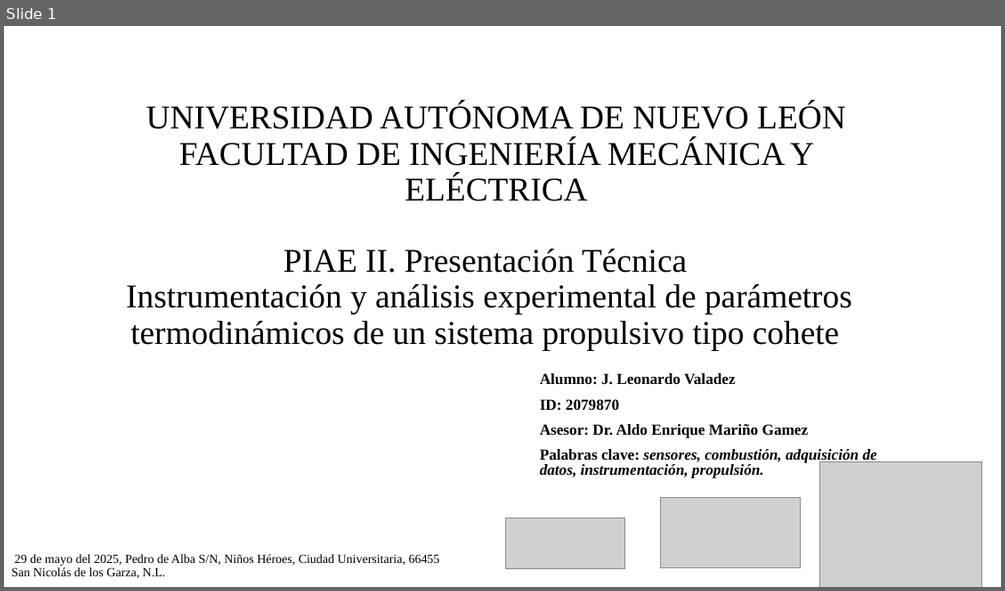
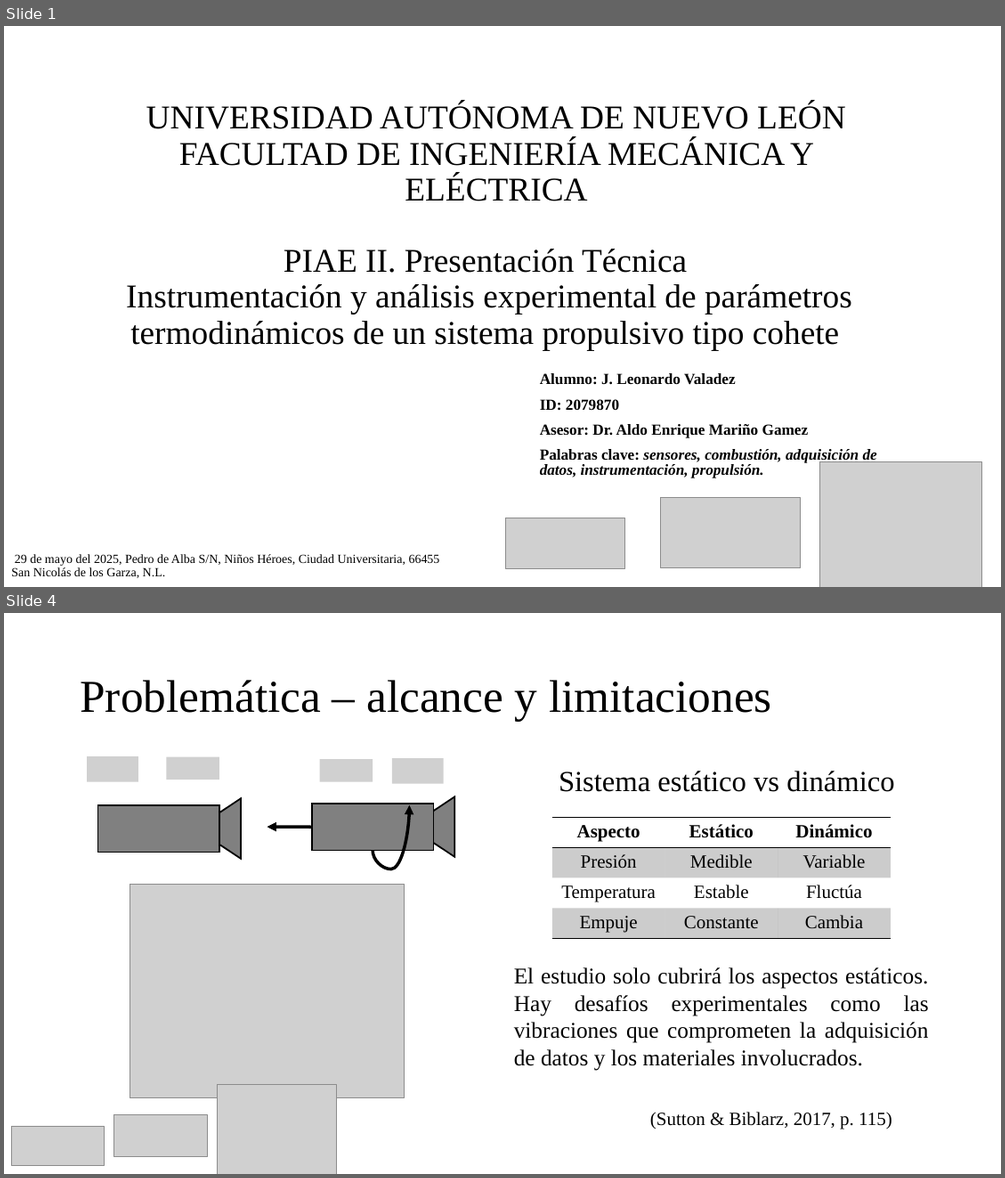
Before and after one commit to Archimedean2345/The-thermal-repository, a slide deck: PIAE2-Presentacion Tecnica.pptx. Shown one above the other, each under a label of ours: slide 1 before the commit, slides 1 and 4 after it; the slides between them are not shown. The pictures are 1005x591 and 1005x1178 pixels, drawn with LibreOffice and Linux fonts; fonts in the diff are those of the drawing; grey boxes stand for pictures; background and template pictures are left out. Boxes give left, top, right and bottom in pixels: in the first picture for what was removed or moved away, otherwise in the second. Text is boxed around its words. In the diff, an @@ line names an element or a change of style, - is before the commit and + after.

```diff
--- a/PIAE2-Presentacion Tecnica.pptx
+++ b/PIAE2-Presentacion Tecnica.pptx
@@ slide 4 added at [4, 613, 1001, 1174], background #FFFFFF @@
@@ title added at [80, 680, 772, 721], 44 pt, text #000000 @@
+Problemática – alcance y limitaciones
@@ picture added at [87, 756, 138, 782] @@
@@ picture added at [166, 756, 219, 779] @@
@@ picture added at [320, 760, 372, 782] @@
@@ picture added at [392, 758, 444, 784] @@
@@ text added at [558, 771, 894, 792], 28 pt, text #000000 @@
+Sistema estático vs dinámico
@@ triangle added at [195, 798, 241, 859], fill #808080, outline #000000 1.5 pt @@
@@ triangle added at [409, 797, 454, 857], fill #808080, outline #000000 1.5 pt @@
@@ rectangle added at [98, 805, 220, 852], fill #808080, outline #000000 1.5 pt @@
@@ rectangle added at [312, 803, 434, 851], fill #808080, outline #000000 1.5 pt @@
@@ curved arrow added from (372, 850) to (409, 805), #000000 3 pt @@
@@ table added at [552, 817, 890, 938], 4 rows, 3 columns @@
+Aspecto | Estático | Dinámico
+Presión | Medible | Variable
+Temperatura | Estable | Fluctúa
+Empuje | Constante | Cambia
@@ arrow added from (312, 827) to (267, 827), #000000 3 pt @@
@@ picture added at [129, 884, 404, 1098] @@
@@ text added at [514, 967, 929, 1070], 21.7 pt, text #000000 @@
+El estudio solo cubrirá los aspectos estáticos. Hay desafíos experimentales como las vibraciones que comprometen la adquisición de datos y los materiales involucrados.
@@ picture added at [217, 1084, 337, 1174] @@
@@ picture added at [114, 1115, 207, 1157] @@
@@ text added at [650, 1111, 892, 1129], 18 pt, text #000000 @@
+(Sutton & Biblarz, 2017, p. 115)
@@ picture added at [11, 1126, 105, 1166] @@
```
Also in this commit, not shown: 2 slides changed, 12 other slides added, 3 slides removed, 1 other file.
